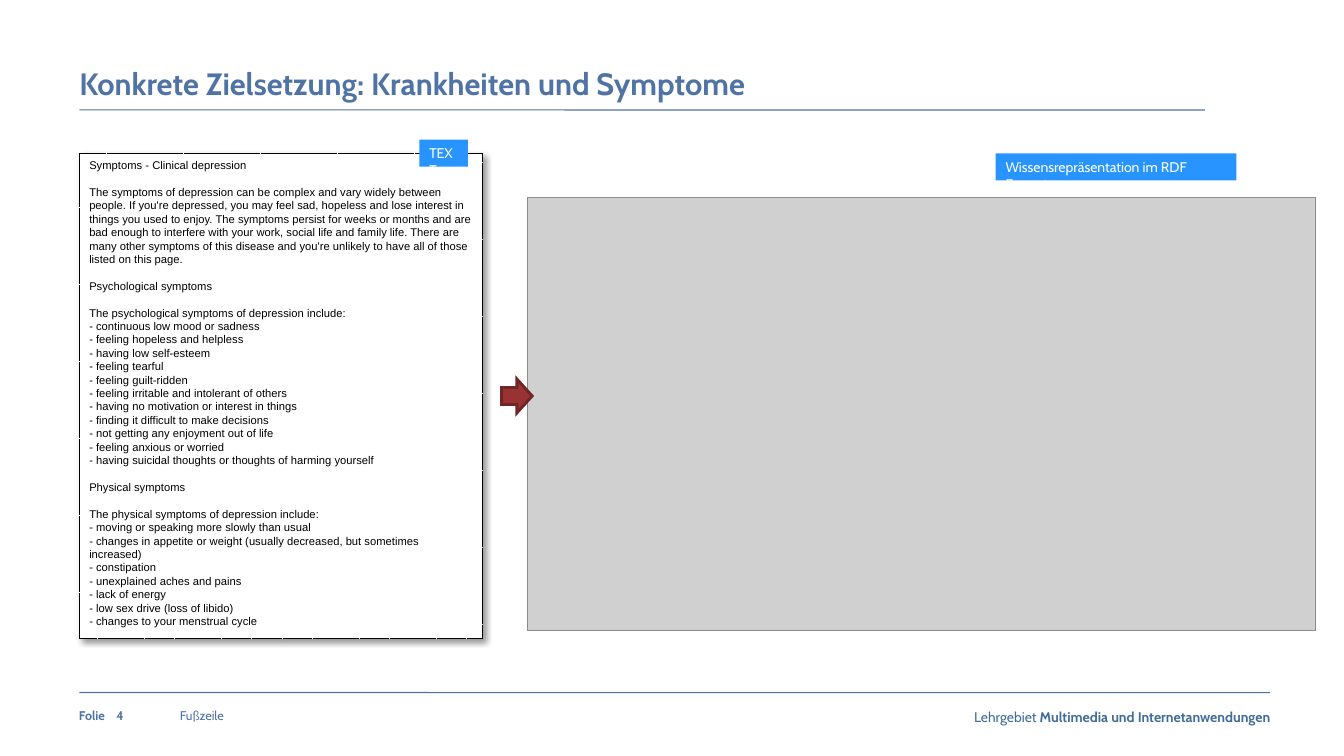
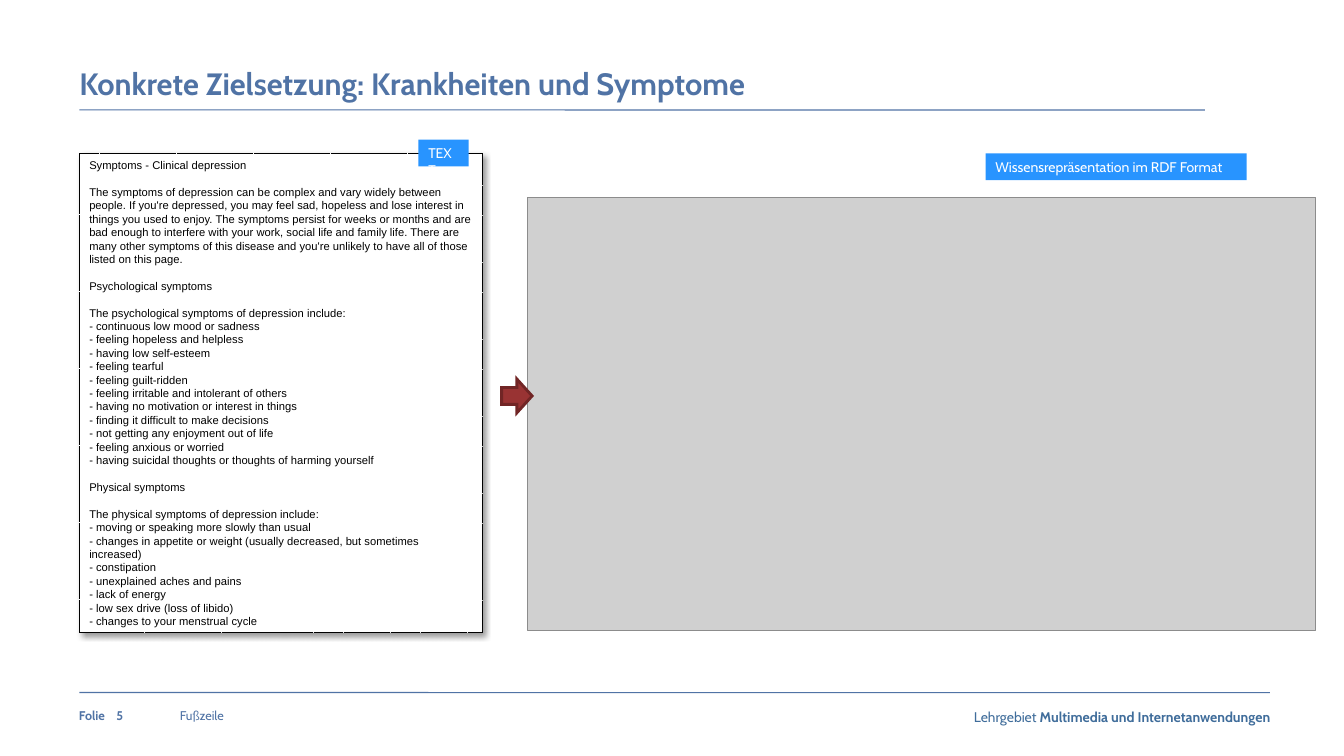
Before and after one commit to claraja/NLP_63458_WS22, a slide deck: slide 5 of Praesentation/Praesentation_Fachpraktikum_MedExtractor_Gruppe5.pptx (slide 4 before the commit). Drawn at 1344x756 pixels with LibreOffice and Linux fonts; fonts in the diff are those of the drawing; grey boxes stand for pictures; background and template pictures are left out. Boxes give left, top, right and bottom in pixels: in the first picture for what was removed or moved away, otherwise in the second. Text is boxed around its words. In the diff, an @@ line names an element or a change of style, - is before the commit and + after.

```diff
--- a/Praesentation/Praesentation_Fachpraktikum_MedExtractor_Gruppe5.pptx
+++ b/Praesentation/Praesentation_Fachpraktikum_MedExtractor_Gruppe5.pptx
@@ rectangle "Symptoms - Clinical depression": place and size @@
-rectangle "Symptoms - Clinical depression" at (80,153,483,638)
+rectangle "Symptoms - Clinical depression" at (80,153,483,633)
@@ rectangle "Symptoms - Clinical depression" at (80,153,483,633): outline #000000 0.75 pt dashed to #000000 0 pt dashed @@
@@ rectangle "Wissensrepräsentation im RDF Format": place and size @@
-rectangle "Wissensrepräsentation im RDF Format" at (996,153,1237,180)
+rectangle "Wissensrepräsentation im RDF Format" at (986,153,1247,179)
@@ page number at (116,711,123,720): text changed @@
-4
+5
```
Also in this commit, not shown: 6 other slides changed, 5 slides added.
